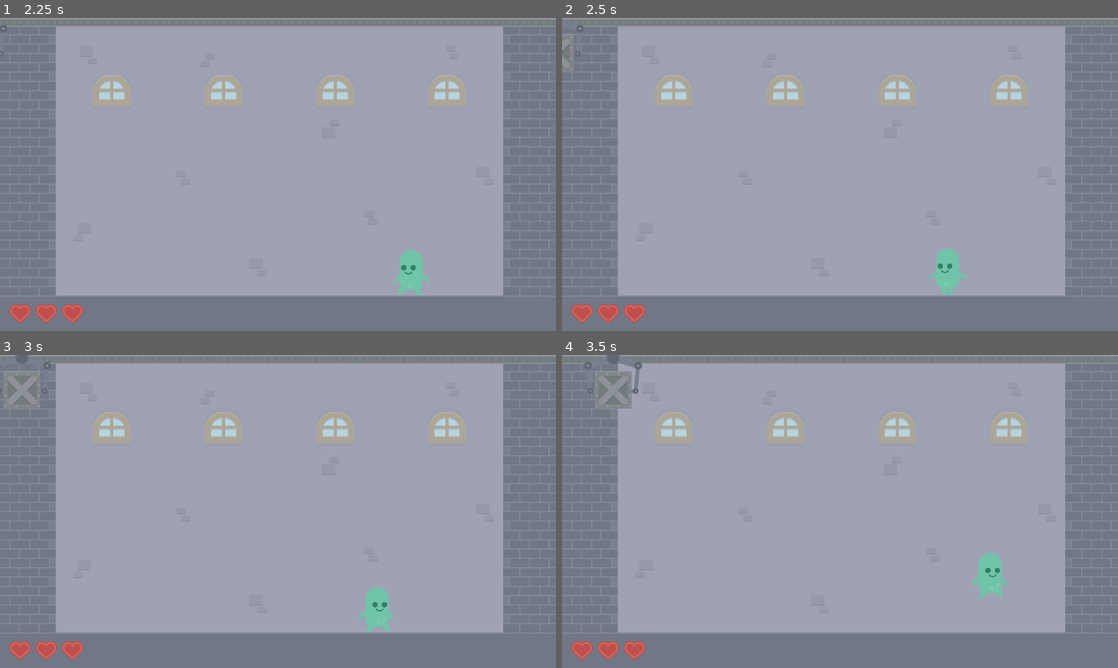
Above: before the commit, frames 1-4 (two rows, left to right).
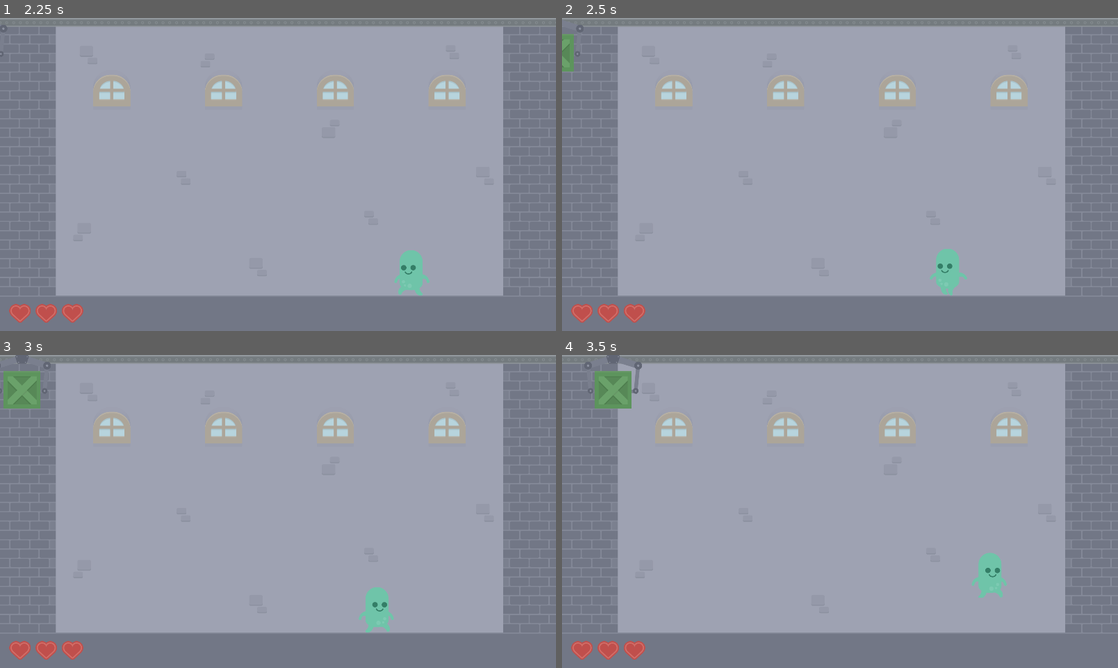
Above: after the commit, the same moments.

Repository: staskozin/stack-attack
Game: Godot game, scene res://scenes/main.tscn
The game is run twice, just before and just after one commit, with the same random seed, the same clock (stepped at 60 frames per second) and the same inputs.
Inputs:
- Up to frame 1 (2.25 s): hold D (input_right) 0.53-2.03 s; tap W (input_up) at 0.77, 1.52 s; hold A (input_left) from 2.03 s (still down)
- Up to frame 2 (2.5 s): keep holding A (input_left)
- Up to frame 3 (3 s): release A (input_left) at 2.78 s; hold D (input_right) from 2.78 s (still down)
- Up to frame 4 (3.5 s): keep holding D (input_right); tap W (input_up) at 3.02 s

Frame 1 is identical in both runs. In frame 2, 0.3% of the frame differs, in the area x 0-3%, y 5-18%; in frame 3, 0.8%, in the area x 0-8%, y 5-18%; in frame 4, 0.8%.

Commit message:
Ящики выбираются краном по весу

Diff:
--- a/scripts/crane.gd
+++ b/scripts/crane.gd
@@ -50,9 +50,12 @@
 			queue_free()
 
 
-func init(drop_pool: Array[Dictionary]) -> void:
-	# TODO: По крутому алгоритму выбирать случайный объект по весу, но потом
-	selected = drop_pool.pick_random()["object"].instantiate()
+func init(drop_pool: Array[Dictionary], total_weight: float) -> void:
+	var roll: float = randf_range(0.0, total_weight)
+	for d in drop_pool:
+		if d["acc_weight"] > roll:
+			selected = d["object"].instantiate()
+			break
 	selected.init()
 	%BoxTexture.texture = selected.texture
 
--- a/scripts/main.gd
+++ b/scripts/main.gd
@@ -4,27 +4,27 @@
 var drop_pool: Array[Dictionary] = [
 	{
 		"object": preload("res://scenes/box/red_box.tscn"),
-		"weight": 1
+		"weight": 20
 	},
 	{
 		"object": preload("res://scenes/box/green_box.tscn"),
-		"weight": 1
+		"weight": 20
 	},
 	{
 		"object": preload("res://scenes/box/blue_box.tscn"),
-		"weight": 1
+		"weight": 20
 	},
 	{
 		"object": preload("res://scenes/box/purple_box.tscn"),
-		"weight": 1
+		"weight": 20
 	},
 	{
 		"object": preload("res://scenes/box/brown_box.tscn"),
-		"weight": 1
+		"weight": 20
 	},
 	{
 		"object": preload("res://scenes/box/metal_box.tscn"),
-		"weight": 1
+		"weight": 20
 	},
 	{
 		"object": preload("res://scenes/box/red_bomb_box.tscn"),
@@ -47,14 +47,22 @@
 		"weight": 1
 	},
 	{
-		"object": preload("res://scenes/box/mega_bomb_box.tscn"),
+		"object": preload("res://scenes/box/metal_bomb_box.tscn"),
 		"weight": 1
 	},
+	{
+		"object": preload("res://scenes/box/mega_bomb_box.tscn"),
+		"weight": 0.1
+	},
 ]
-
+var total_weight: float = 0.0
 
 func _ready() -> void:
 	Input.set_mouse_mode(Input.MOUSE_MODE_HIDDEN)
+	# TODO: делать подсчет весов не тут, а в _ready уровня (режима)
+	for drop in drop_pool:
+		total_weight += drop["weight"]
+		drop["acc_weight"] = total_weight
 
 
 func _unhandled_input(event: InputEvent) -> void:
@@ -67,5 +75,5 @@
 func _on_spawner_timeout() -> void:
 	if not Field.get_legal_columns().is_empty():
 		var crane: Node2D = preload("res://scenes/crane.tscn").instantiate()
-		crane.init(drop_pool)
+		crane.init(drop_pool, total_weight)
 		%Cranes.add_child(crane)
